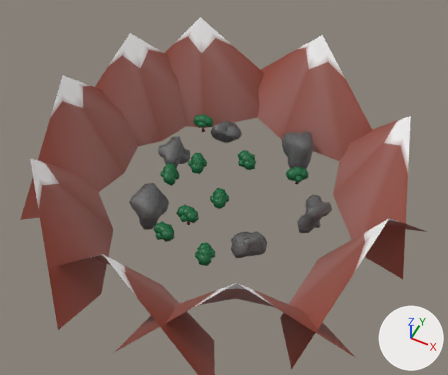
Before and after pictures for a commit that changed the OBJ model public/models/ExplorableWorld/World.obj.
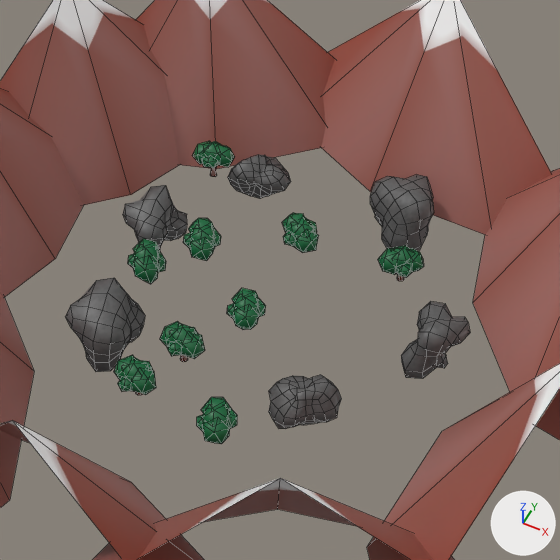
Old and new are each drawn whole from a 50 mm lens placed at (103.0, 96.0, 263.0), pointed at (5.0, 292.0, 17.0) and again close up on the part from 22% to 84% of the width and 12% to 86% of the height. Lighting does not change. The marker at lower right points along +X, +Y and +Z. The close-ups show mesh edges as thin lines. Where no turn or scale is listed for an object, it has been applied to the vertices.
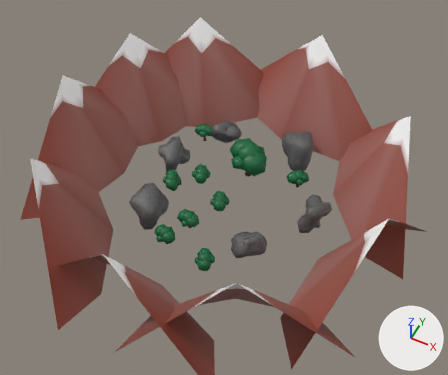
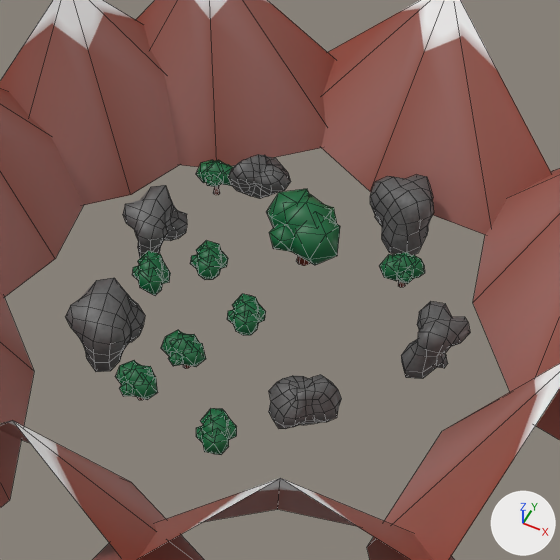
The newer file is also turned or shifted as a whole; pictures and numbers use the older file's frame.

What changed in the scene script:
```text
Change me_cone_015:
    where me_cone_015.from_pydata(...)  # 1614 vertices, 1890 faces; spans x -110.0..109.0, y 192.0..404.0, z -9.0..57.0
    used by ob_cone_015; location = (0.0, 0.0, 0.0)
    me_cone_015 part 1: the loose piece of 12 vertices spanning x -34.0..-29.0, y 334.0..338.0, z 10.0..14.0 is moved by (1.0, 1.0, -8.0)
    me_cone_015 part 2: the loose piece of 48 vertices spanning x -33.0..-31.0, y 337.0..339.0, z 4.0..10.0 is moved by (1.0, 1.0, -8.0)
    me_cone_015 part 3: the loose piece of 12 vertices spanning x -36.0..-29.0, y 335.0..343.0, z 9.0..16.0 is moved by (1.0, 1.0, -8.0)
    me_cone_015 part 4: the loose piece of 12 vertices spanning x -39.0..-32.0, y 335.0..342.0, z 8.0..15.0 is moved by (1.0, 1.0, -8.0)
    me_cone_015 part 5: the loose piece of 12 vertices spanning x -33.0..-26.0, y 336.0..343.0, z 9.0..15.0 is moved by (1.0, 1.0, -8.0)
    me_cone_015 part 6: the loose piece of 48 vertices spanning x -9.0..-6.0, y 273.0..275.0, z 0.0..6.0 is moved by (0.0, 0.0, -4.0)
    me_cone_015 part 7: the loose piece of 12 vertices spanning x -11.0..-4.0, y 272.0..278.0, z 5.0..12.0 is moved by (0.0, 0.0, -4.0)
    me_cone_015 part 8: the loose piece of 12 vertices spanning x -9.0..-1.0, y 271.0..278.0, z 4.0..11.0 is moved by (0.0, 0.0, -4.0)
    me_cone_015 part 9: the loose piece of 12 vertices spanning x -14.0..-8.0, y 271.0..279.0, z 4.0..11.0 is moved by (0.0, 0.0, -4.0)
    me_cone_015 part 10: the loose piece of 12 vertices spanning x -10.0..-6.0, y 269.0..274.0, z 5.0..9.0 is moved by (0.0, 0.0, -4.0)
    me_cone_015 part 11: the loose piece of 48 vertices spanning x 32.0..35.0, y 326.0..328.0, z 1.0..6.0 is moved by (0.0, 2.0, -5.0)
    me_cone_015 part 12: the loose piece of 12 vertices spanning x 30.0..37.0, y 323.0..331.0, z 6.0..13.0 is moved by (0.0, 2.0, -5.0)
    me_cone_015 part 13: the loose piece of 12 vertices spanning x 32.0..40.0, y 325.0..332.0, z 5.0..11.0 is moved by (0.0, 2.0, -5.0)
    me_cone_015 part 14: the loose piece of 12 vertices spanning x 27.0..35.0, y 322.0..329.0, z 5.0..12.0 is moved by (0.0, 2.0, -5.0)
    me_cone_015 part 15: the loose piece of 12 vertices spanning x 33.0..38.0, y 322.0..327.0, z 6.0..10.0 is moved by (0.0, 2.0, -5.0)
    me_cone_015 part 16: the loose piece of 12 vertices spanning x 2.0..7.0, y 292.0..297.0, z 4.0..8.0 is moved by (0.0, 0.0, -2.0)
    me_cone_015 part 17: the loose piece of 12 vertices spanning x -2.0..5.0, y 290.0..297.0, z 4.0..11.0 is moved by (0.0, 0.0, -2.0)
    me_cone_015 part 18: the loose piece of 12 vertices spanning x -1.0..6.0, y 287.0..294.0, z 3.0..10.0 is moved by (0.0, 0.0, -2.0)
    me_cone_015 part 19: the loose piece of 12 vertices spanning x -3.0..4.0, y 292.0..300.0, z 3.0..10.0 is moved by (0.0, 0.0, -2.0)
    me_cone_015 part 20: the loose piece of 12 vertices spanning x -3.0..1.0, y 289.0..294.0, z 3.0..8.0 is moved by (0.0, 0.0, -2.0)
    me_cone_015 part 21: 540 of 1614 vertices moved; they spanned x -35.0..18.0, y 249.0..327.0, z -1.0..16.0 and now span x -35.0..18.0, y 249.0..335.0, z -4.0..20.0; mean shift (0.0, 1.0, -4.0); largest move (0.0, 327.0, 12.0) -> (-6.0, 334.0, 11.0)
```

Location of each change, [x1, y1, x2, y2] in pixels of the close-ups (560 x 560 px; the box of a moved part takes in the faces that stretch with it):
part 1 of me_cone_015, moved or reshaped: before [201, 156, 219, 168]; after [205, 175, 222, 187]
part 2 of me_cone_015, moved or reshaped: before [210, 168, 217, 177]; after [213, 187, 220, 195]
part 3 of me_cone_015, moved or reshaped: before [203, 141, 221, 158]; after [206, 160, 225, 177]
part 4 of me_cone_015, moved or reshaped: before [192, 141, 210, 164]; after [196, 160, 214, 183]
part 5 of me_cone_015, moved or reshaped: before [216, 145, 235, 167]; after [219, 164, 233, 185]
part 6 of me_cone_015, moved or reshaped: before [180, 355, 188, 362]; after [183, 365, 190, 369]
part 7 of me_cone_015, moved or reshaped: before [172, 324, 196, 346]; after [172, 332, 196, 356]
part 8 of me_cone_015, moved or reshaped: before [181, 333, 205, 359]; after [182, 342, 206, 367]
part 9 of me_cone_015, moved or reshaped: before [160, 321, 180, 348]; after [161, 330, 181, 356]
part 10 of me_cone_015, moved or reshaped: before [167, 342, 181, 356]; after [169, 352, 183, 366]
part 11 of me_cone_015, moved or reshaped: before [397, 276, 404, 281]; after [398, 282, 405, 287]
part 12 of me_cone_015, moved or reshaped: before [391, 245, 413, 266]; after [393, 252, 415, 272]
part 13 of me_cone_015, moved or reshaped: before [409, 248, 424, 272]; after [410, 255, 425, 278]
part 14 of me_cone_015, moved or reshaped: before [378, 248, 400, 275]; after [379, 255, 401, 281]
part 15 of me_cone_015, moved or reshaped: before [396, 265, 412, 277]; after [398, 271, 413, 284]
part 16 of me_cone_015, moved or reshaped: before [257, 299, 266, 317]; after [257, 304, 266, 323]
part 17 of me_cone_015, moved or reshaped: before [233, 295, 259, 311]; after [233, 300, 259, 317]
part 18 of me_cone_015, moved or reshaped: before [233, 307, 259, 330]; after [233, 313, 259, 335]
part 19 of me_cone_015, moved or reshaped: before [232, 288, 259, 302]; after [232, 294, 259, 308]
part 20 of me_cone_015, moved or reshaped: before [227, 303, 235, 318]; after [227, 309, 235, 324]
part 21 of me_cone_015, moved or reshaped: before [114, 213, 319, 444]; after [115, 189, 340, 455]
